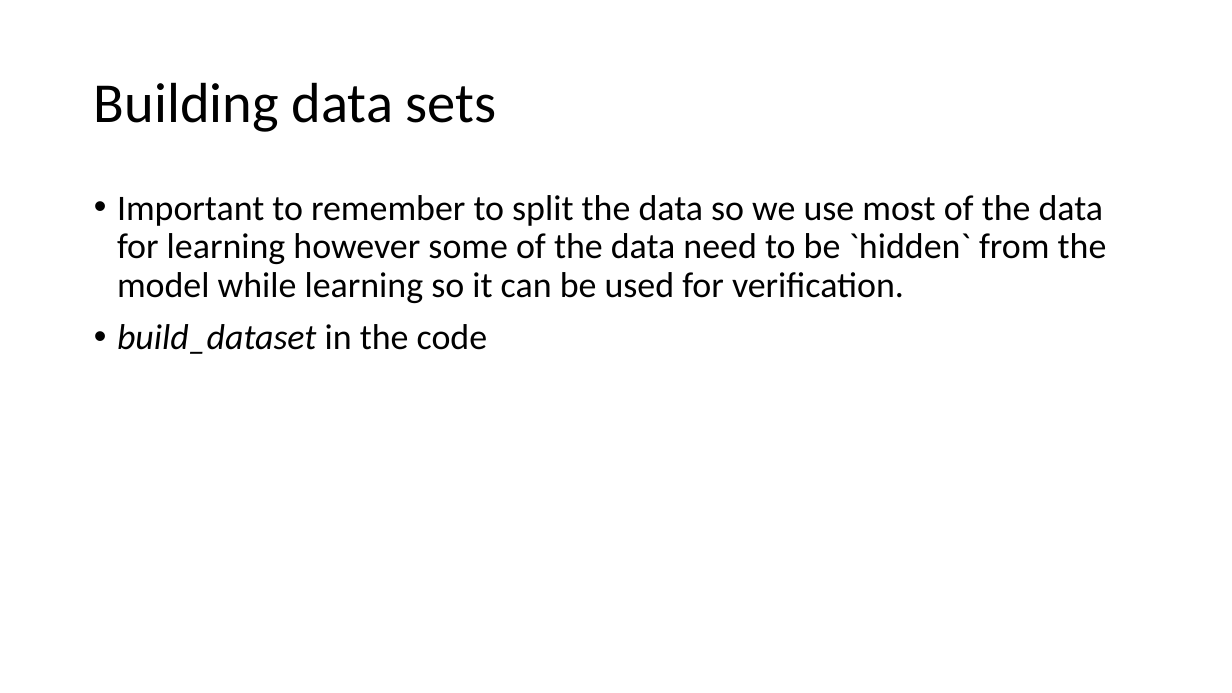
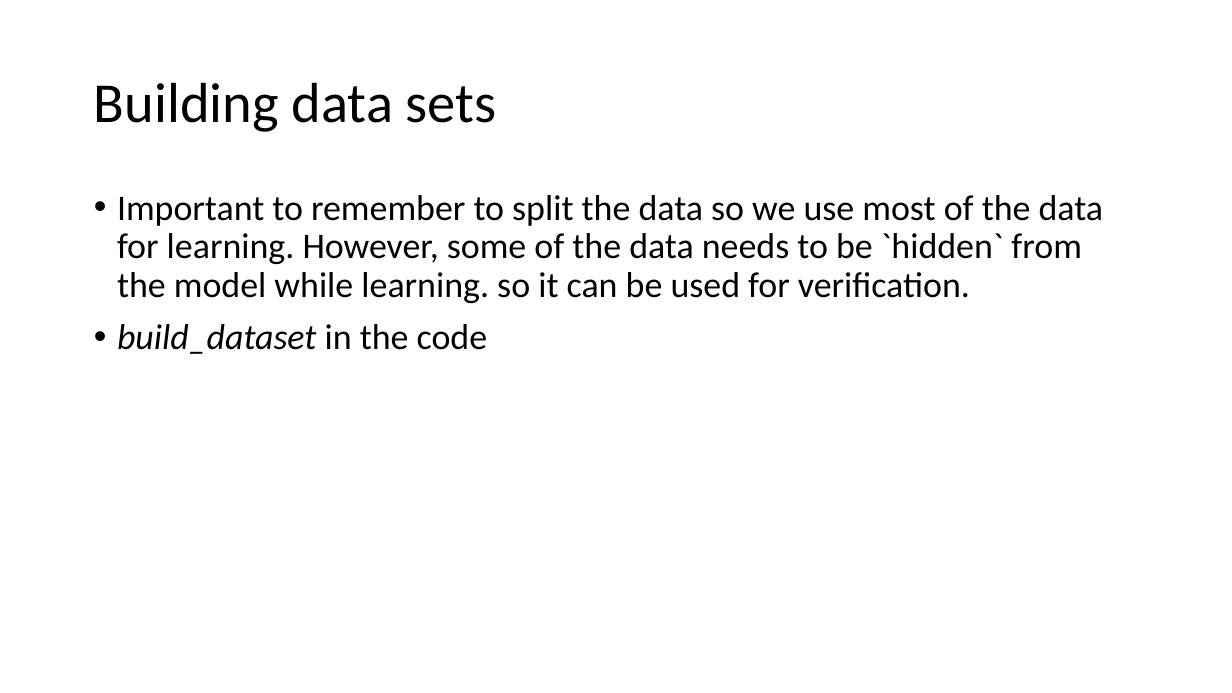
Before and after one commit to bodzio50318/genAiWorkshop, a slide deck: slide 14 of AiDem.pptm. Drawn at 1232x693 pixels with LibreOffice and Linux fonts; fonts in the diff are those of the drawing. Boxes give left, top, right and bottom in pixels: in the first picture for what was removed or moved away, otherwise in the second. Text is boxed around its words. In the diff, an @@ line names an element or a change of style, - is before the commit and + after.

```diff
--- a/AiDem.pptm
+++ b/AiDem.pptm
@@ text at box(117, 195, 1104, 303): text changed @@
-• Important to remember to split the data so we use most of the data for learning however some of the data need to be `hidden` from the model while learning so it can be used for verification.
+• Important to remember to split the data so we use most of the data for learning. However, some of the data needs to be `hidden` from the model while learning. so it can be used for verification.
```
Also in this commit, not shown: 7 other slides changed, 5 other files.
